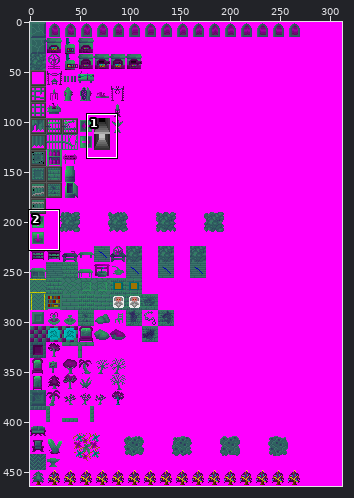
Two versions of one sprite sheet, Graphics/OLTerra.png. The first picture is a wide view before the edit; the outline marks the close-up.
Close-up. As it was:
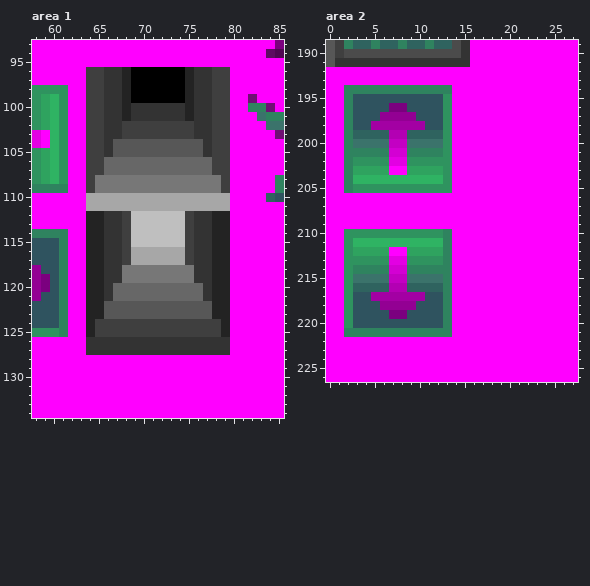
The file is 312x464 pixels. Colours within 5 levels of each other are drawn and written as one. Shown: area 1: x 58..85, y 93..134; area 2: x 0..27, y 189..226.
New version:
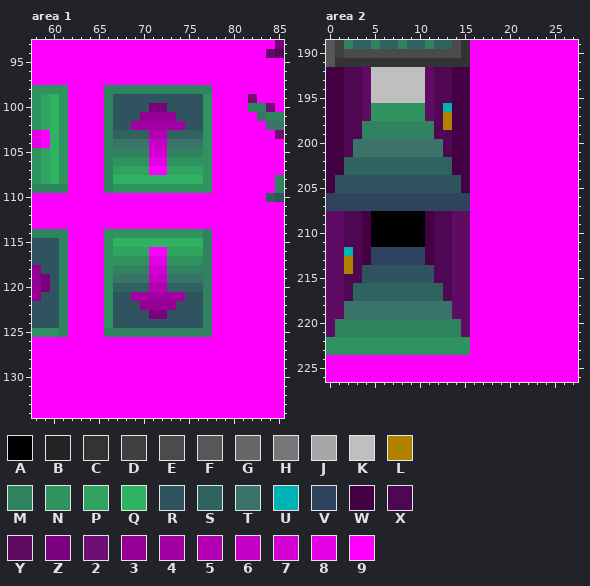
Palette (. is transparent): A #000000  B #232323  C #333333  D #3f3f3f  E #4b4b4b  F #575757  G #676767  H #777777  J #a7a7a7  K #bfbfbf  L #af8300  M #2f835f  N #2f935f  P #2fa35f  Q #2fb363  R #2f535f  S #2f635f  T #3b736b  U #00b3b3  V #2f435f  W #430043  X #4f0753  Y #5f0b63  Z #7b007f  2 #6f0f73  3 #930093  4 #a300a3  5 #b300b3  6 #c300c3  7 #d300d3  8 #e300e3  9 #ff00ff
The exact change:
Changed rows in their new state; - is an unchanged pixel.
Area 1:
first column x 64:
 96 9999999999999999
 97 9999999999999999
 98 99MMMMMMMMMMMM99
 99 99MRRRRRRRRRRN99
100 99MRRRRZZRRRRN99
101 99MRRR3333RRRN99
102 99MRR444444RRN99
103 99MSSSS55SSSSN99
104 99MTTTT66TTTTN99
105 99MMMMM77MMMMN99
106 99MNNNN88NNNNN99
107 99MPPPP99PPPPN99
108 99MQQQQQQQQQQN99
109 99MNNNNNNNNNNN99
110 9999999999999999
111 9999999999999999
112 9999999999999999
113 9999999999999999
114 99NNNNNNNNNNNM99
115 99NQQQQQQQQQQM99
116 99NPPPP99PPPPM99
117 99NNNNN88NNNNM99
118 99NMMMM77MMMMM99
119 99NTTTT66TTTTM99
120 99NSSSS55SSSSM99
121 99NRR444444RRM99
122 99NRRR3333RRRM99
123 99NRRRRZZRRRRM99
124 99NRRRRRRRRRRM99
125 99MMMMMMMMMMMM99
126 9999999999999999
127 9999999999999999
Area 2:
first column x 0:
192 WWXXYKKKKKKYXXWW
193 WWXXYKKKKKKYXXWW
194 WWXXYKKKKKKYXXWW
195 WWXXYKKKKKKYXXWW
196 WWXXYNNNNNNYXUWW
197 WWXXYNNNNNNYXLWW
198 WWXXMMMMMMMMXLWW
199 WWXXMMMMMMMMXXWW
200 WWX----TT----XWW
201 WWXTTTTTTTTTTXWW
202 WWSSSSSSSSSSSSWW
203 WWSSSSSSSSSSSSWW
204 WRRRRRRRRRRRRRRW
205 WRRRRRRRRRRRRRRW
206 VVVVVVVVVVVVVVVV
207 VVVVVVVVVVVVVVVV
208 YYXXWAAAAAAWXXYY
209 YYXXWAAAAAAWXXYY
210 YYXXWAAAAAAWXXYY
211 YYXXWAAAAAAWXXYY
212 YYUXWVVVVVVWXXYY
213 YYLXWVVVVVVWXXYY
214 YYLXRRRRRRRRXXYY
215 YYXXRRRRRRRRXXYY
216 YYX----SS----XYY
217 YYXSSSSSSSSSSXYY
218 YYTTTTTTTTTTTTYY
219 YYTTTTTTTTTTTTYY
220 YMMMMMMMMMMMM-MY
221 YM------------MY
222 NNNNNNNNNNNNNNNN
223 NNNNNNNNNNNNNNNN
Pixel boxes of the changes (left, top, right, bottom) in both close-ups:
changed: (86, 67, 230, 355)
changed: (326, 67, 470, 355)
